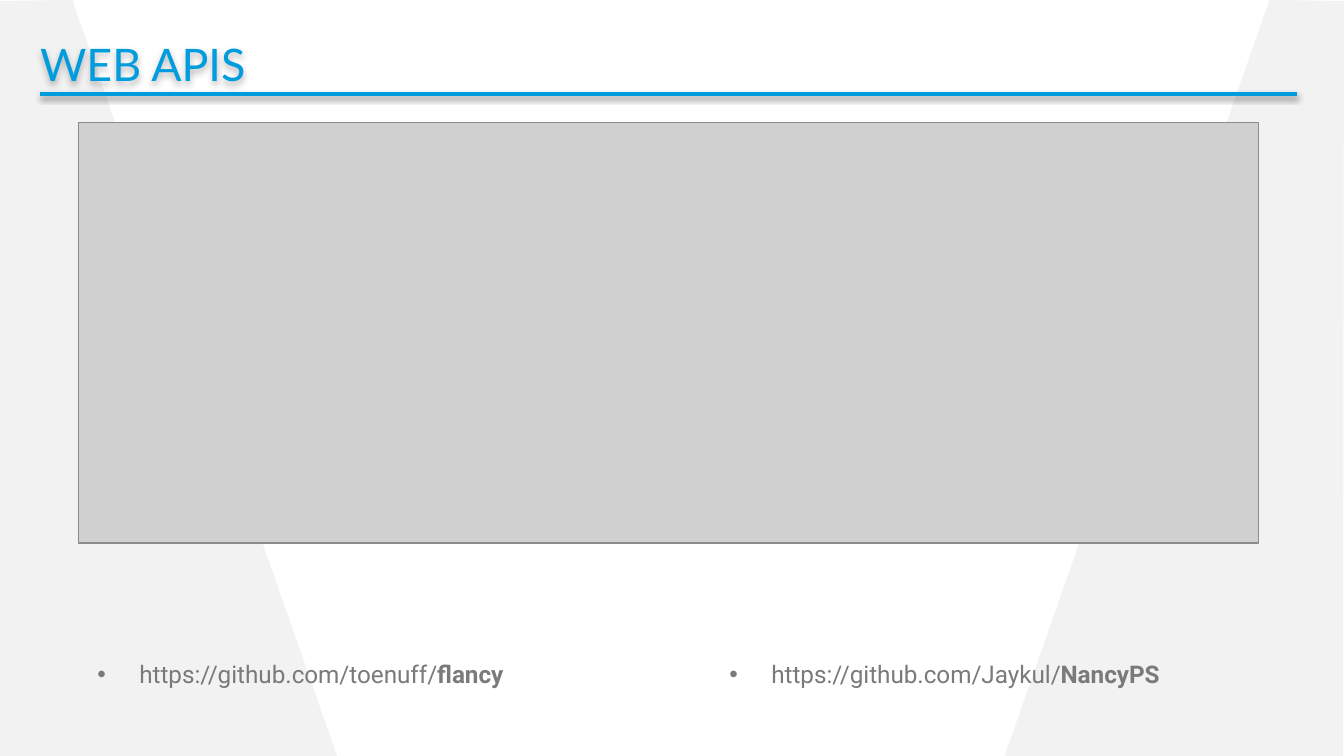
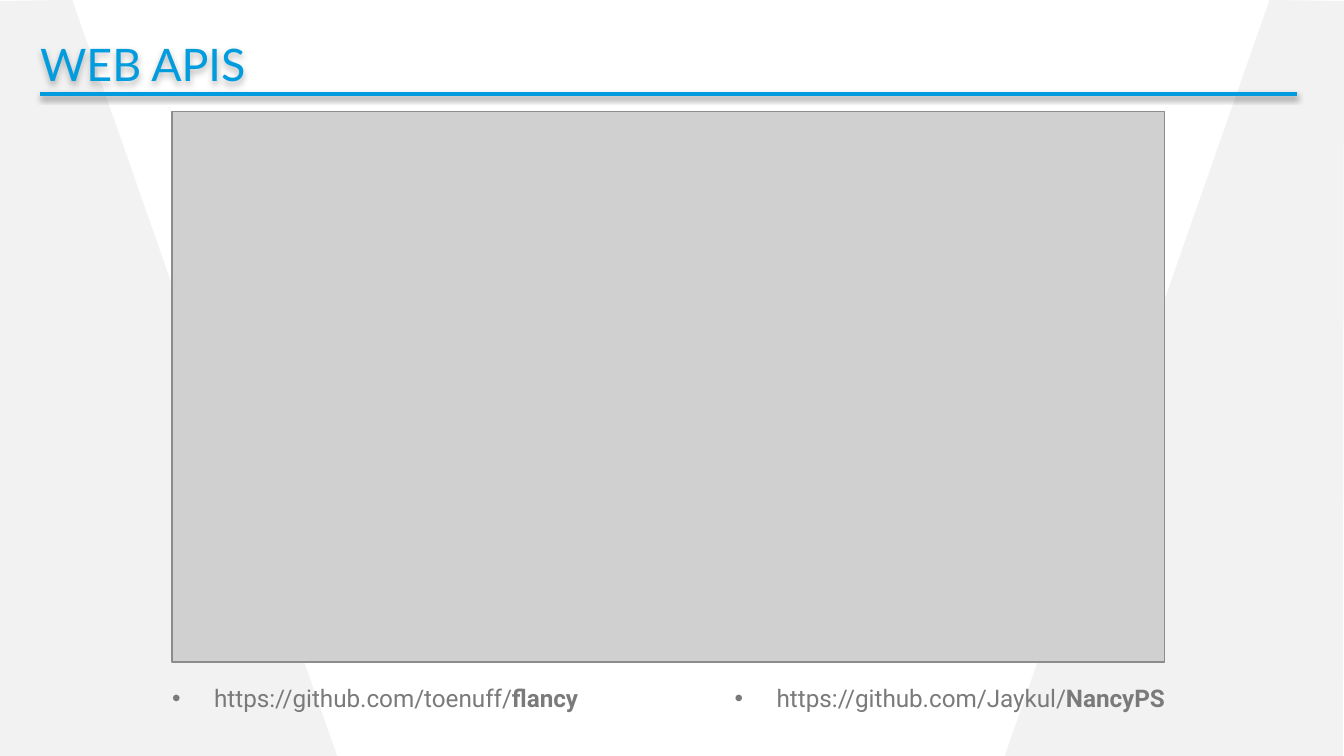
Before and after one commit to cdhunt/pssummit2017-mocking, a slide deck: slide 14 of Summit2017_Mocking.pptx. Drawn at 1344x756 pixels with LibreOffice and Linux fonts; fonts in the diff are those of the drawing; grey boxes stand for pictures; background and template pictures are left out. Boxes give left, top, right and bottom in pixels: in the first picture for what was removed or moved away, otherwise in the second. Text is boxed around its words. In the diff, an @@ line names an element or a change of style, - is before the commit and + after.

```diff
--- a/Summit2017_Mocking.pptx
+++ b/Summit2017_Mocking.pptx
@@ picture: place and size @@
-picture at <box>78,122,1258,543</box>
+picture at <box>172,112,1165,663</box>
@@ text "https://github.com/toenuff/flancy": place and size @@
-text "https://github.com/toenuff/flancy" at <box>139,664,503,688</box>
+text "https://github.com/toenuff/flancy" at <box>214,688,578,712</box>
@@ text "https://github.com/Jaykul/NancyPS": place and size @@
-text "https://github.com/Jaykul/NancyPS" at <box>771,665,1159,688</box>
+text "https://github.com/Jaykul/NancyPS" at <box>777,689,1165,712</box>
@@ text "https://github.com/Jaykul/NancyPS" at <box>777,689,1165,712</box>: alignment left to right @@
```
Also in this commit, not shown: 2 slides added, 1 other file.
